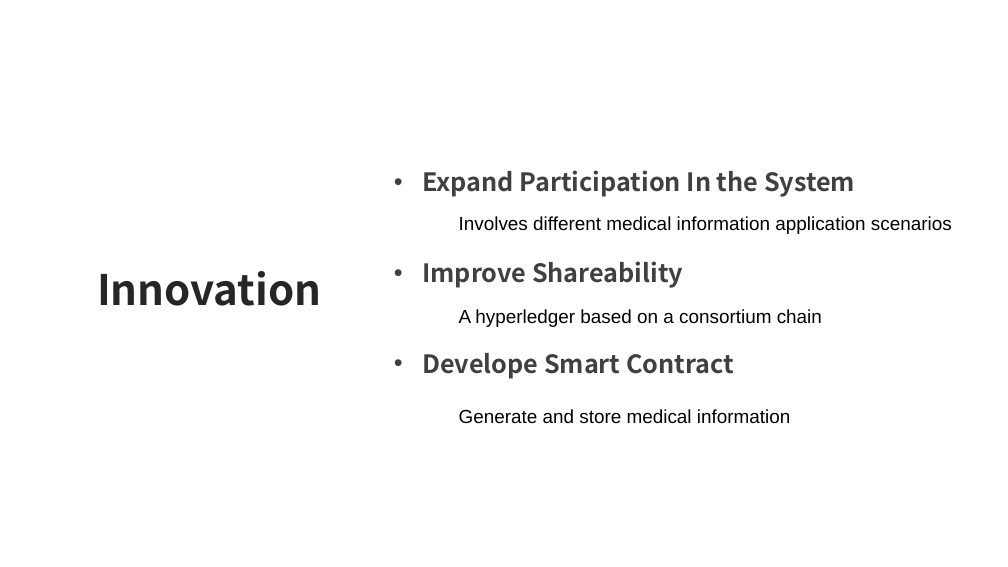
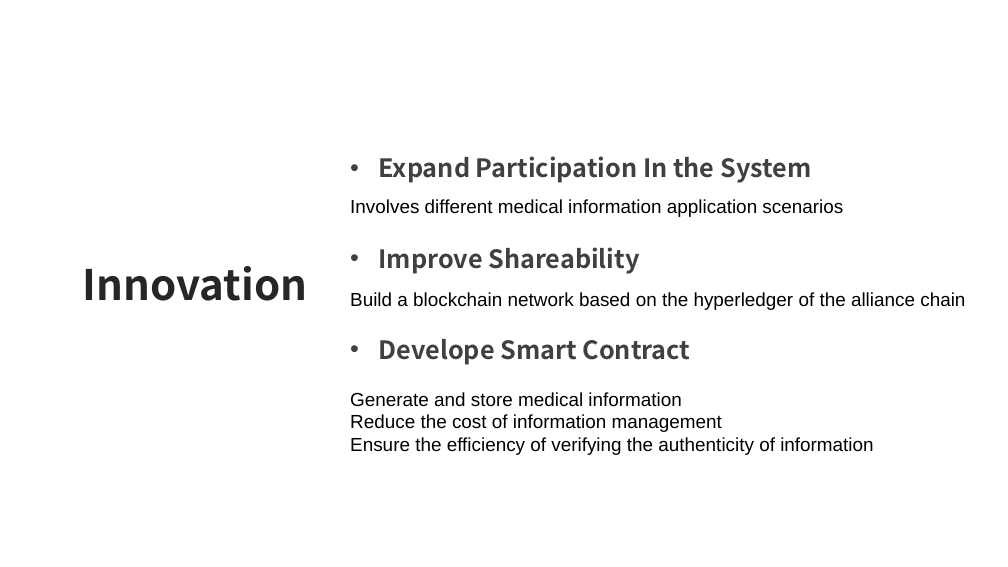
Before and after one commit to Amadeus-1048/CUHK-ECLT-5950-Project, a slide deck: slide 6 of TANG - project pre.pptx. Drawn at 1008x567 pixels with LibreOffice and Linux fonts; fonts in the diff are those of the drawing; background and template pictures are left out. Boxes give left, top, right and bottom in pixels: in the first picture for what was removed or moved away, otherwise in the second. Text is boxed around its words. In the diff, an @@ line names an element or a change of style, - is before the commit and + after.

Commit message:
update

```diff
--- a/TANG - project pre.pptx
+++ b/TANG - project pre.pptx
@@ text "Expand Participation In the System" moved from (x1=422, y1=170, x2=855, y2=379) to (x1=379, y1=156, x2=811, y2=365) @@
@@ text "Involves different medical information application ..." moved from (x1=459, y1=216, x2=952, y2=234) to (x1=350, y1=199, x2=843, y2=217) @@
@@ text "Innovation" moved from (x1=97, y1=271, x2=321, y2=306) to (x1=83, y1=266, x2=307, y2=301) @@
@@ text at (x1=350, y1=292, x2=965, y2=310): text changed @@
-A hyperledger based on a consortium chain
+Build a blockchain network based on the hyperledger of the alliance chain
@@ text "Generate and store medical information" moved from (x1=459, y1=409, x2=790, y2=424) to (x1=350, y1=392, x2=873, y2=455) @@
@@ text at (x1=350, y1=414, x2=873, y2=455): paragraphs added @@
+Reduce the cost of information management
+Ensure the efficiency of verifying the authenticity of information
```
Also in this commit, not shown: 1 other slide changed.
